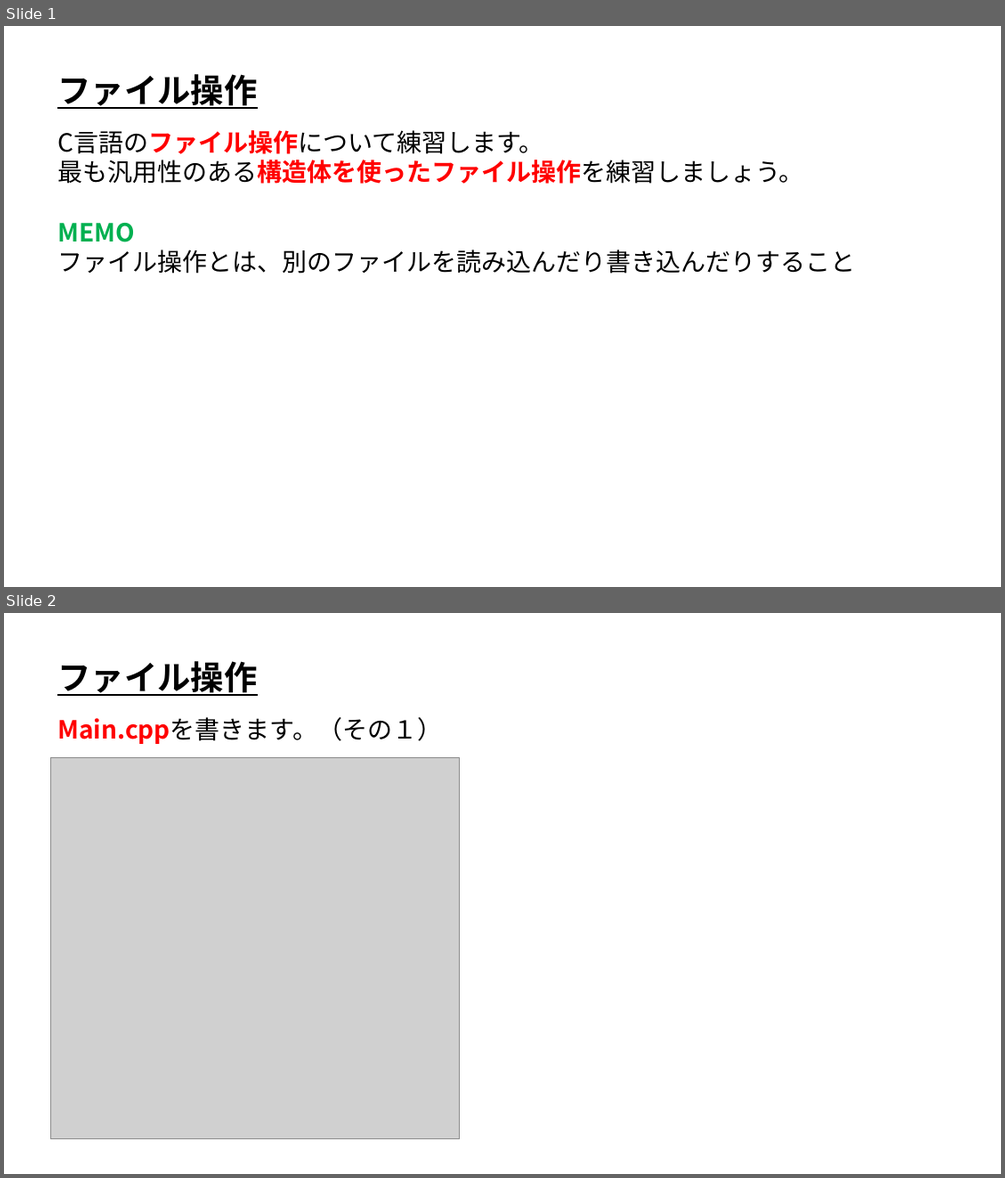
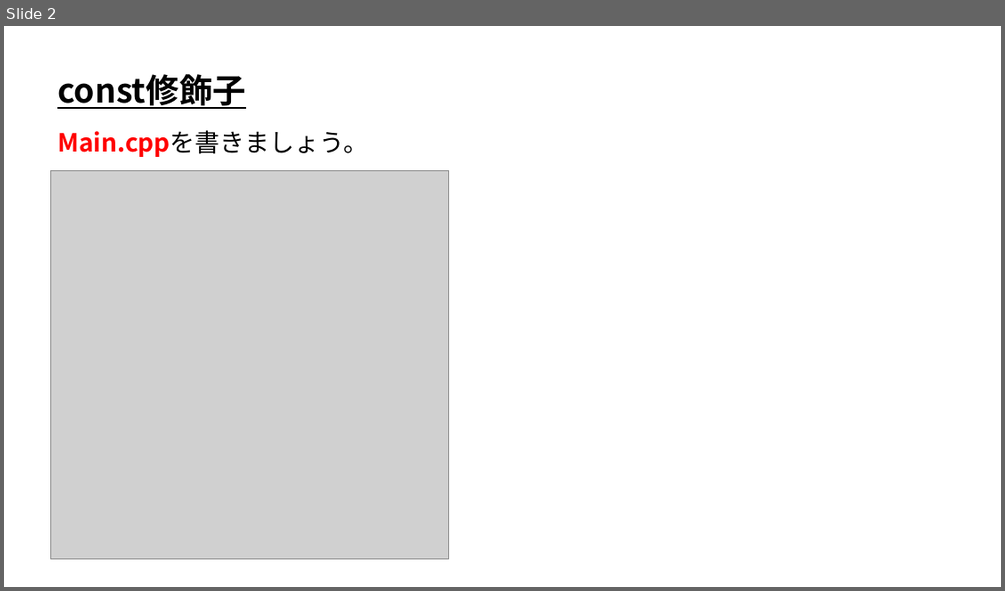
Before and after one commit to ArakiYusuke-Ohara/Textbook, a slide deck: ゲーム科1年/00_前期/プログラミングⅡ/18_const修飾子.pptx. Shown one above the other, each under a label of ours: slides 1 and 2 before the commit, slide 2 after it. The pictures are 1005x1178 and 1005x591 pixels, drawn with LibreOffice and Linux fonts; fonts in the diff are those of the drawing; grey boxes stand for pictures. Boxes give left, top, right and bottom in pixels: in the first picture for what was removed or moved away, otherwise in the second. Text is boxed around its words. In the diff, an @@ line names an element or a change of style, - is before the commit and + after.

Commit message:
const修飾子作業中

```diff
--- a/ゲーム科1年/00_前期/プログラミングⅡ/18_const修飾子.pptx
+++ b/ゲーム科1年/00_前期/プログラミングⅡ/18_const修飾子.pptx
@@ slide 2 removed at <box>4,613,1001,1174</box>, background #FFFFFF @@
@@ text removed at <box>57,661,257,696</box> @@
-ファイル操作
@@ text removed at <box>57,717,442,744</box> @@
-Main.cppを書きます。（その１）
@@ picture removed at <box>50,757,460,1139</box> @@
@@ what was slide 1 is now slide 2 @@
@@ slide 2 changed as well @@
@@ text at <box>57,74,245,109</box>: text changed @@
-ファイル操作
+const修飾子
@@ text at <box>57,130,368,157</box>: text changed; text colour #000000 to #FF0000; bold on @@
-C言語のファイル操作について練習します。
-最も汎用性のある構造体を使ったファイル操作を練習しましょう。
-MEMO
-ファイル操作とは、別のファイルを読み込んだり書き込んだりすること
+Main.cppを書きましょう。
@@ picture added at <box>50,170,449,558</box> @@
```
Also in this commit, not shown: 1 other slide changed, 2 slides added, 7 other slides removed, 5 other files.
